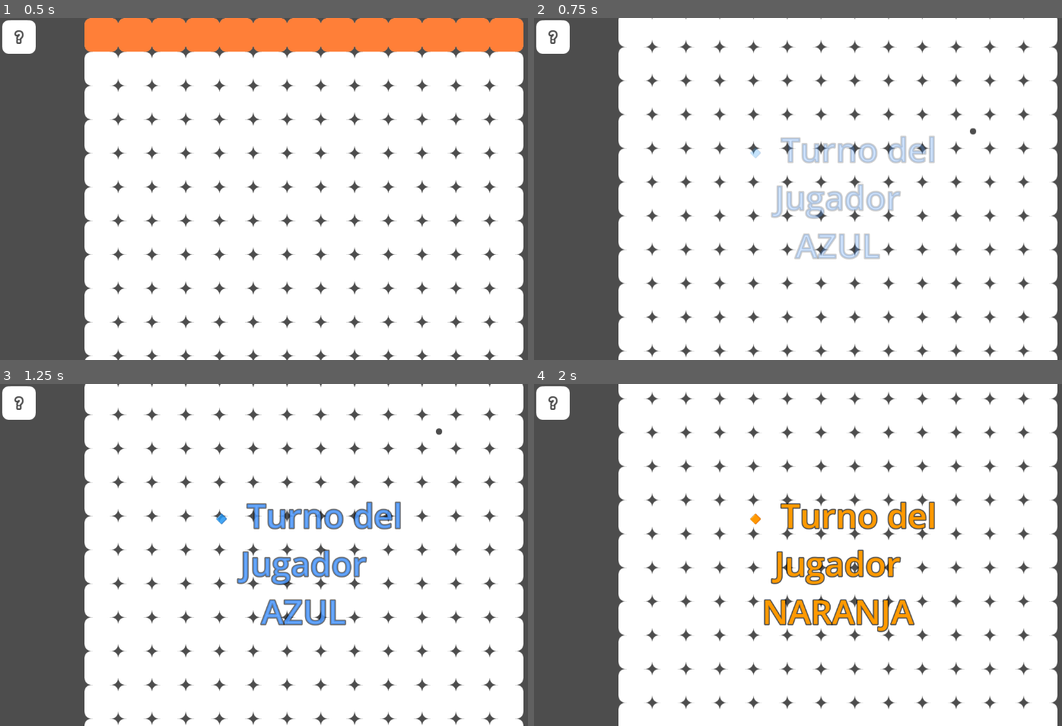
Above: before the commit, frames 1-4 (two rows, left to right).
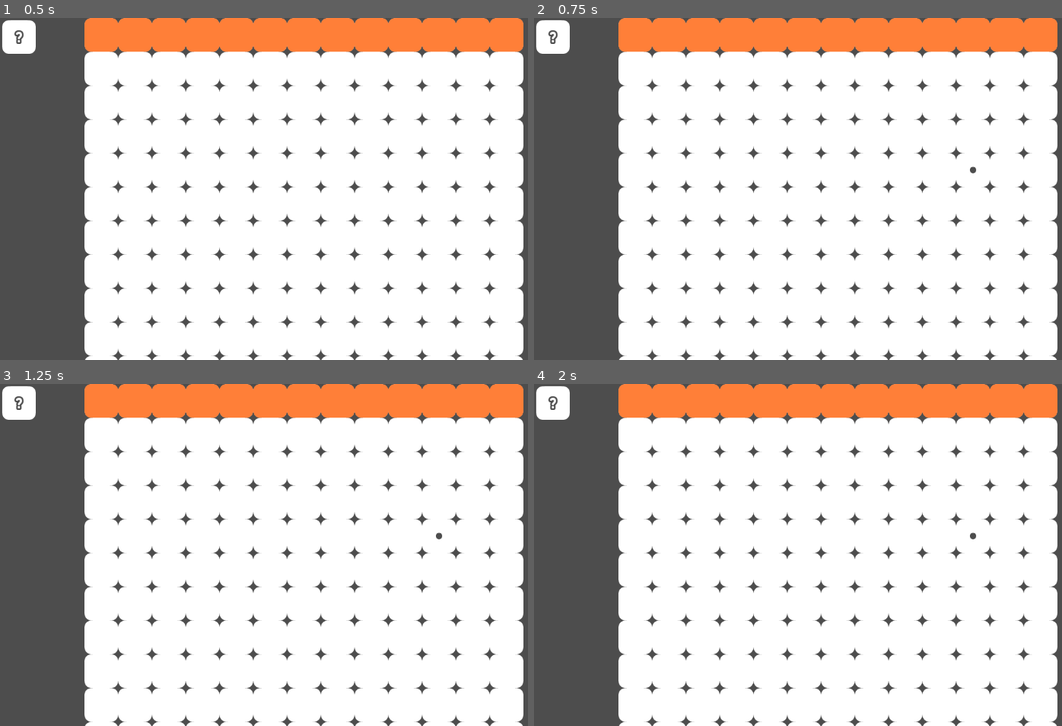
Above: after the commit, the same moments.

Repository: Anaxagora/pruebatilemaps
Game: Godot game, scene res://node_2d.tscn
Two runs of this game, one before a commit and one after it. Both use one fixed random seed, a clock stepped at 60 frames per second and the inputs below.
Inputs (mouse positions are in pixels of both pictures, inside the frame that each line leads up to):
- Up to frame 1 (0.5 s): no input
- Up to frame 2 (0.75 s): tap Enter at 0.5 s; move the mouse to (972, 171) at 0.52 s; hold Right (ui_right) from 0.53 s (still down); tap Space at 0.6 s; click (972, 171) at 0.67 s
- Up to frame 3 (1.25 s): keep holding Right (ui_right); tap Space at 0.77, 1.07 s
- Up to frame 4 (2 s): move the mouse to (718, 572) at 1.27 s; release Right (ui_right) at 1.28 s; hold Down (ui_down) from 1.28 s (still down); tap E (move_statue_mode) at 1.35 s; tap Space at 1.52, 1.55, 1.82 s

Frame 1 is identical in both runs. In frame 2, 17% of the frame differs, in the area x 15-100%, y 0-100%; in frame 3, 16%; in frame 4, 19%.

Commit message:
fin de juego
se agrega una condicion de victoria. Se arregla un bug con los dados desplegados a medias

Diff:
--- a/StatueManager.gd
+++ b/StatueManager.gd
@@ -14,6 +14,51 @@
 var selected_statue: Sprite2D = null
 var remaining_moves := 3
 
+# --- SISTEMA DE VICTORIA ---
+var score_fire := 0
+var score_water := 0
+var max_row := 0   # se calcula al iniciar
+
+
+# ============================================================
+#                         READY
+# ============================================================
+func _ready():
+	# Fila más baja del tablero (zona azul)
+	max_row = tilemap.get_used_rect().size.y - 1
+	print("Max row detectada:", max_row)
+
+
+# ============================================================
+#              FUNCIÓN PARA DETECTAR LLEGADA A BASE
+# ============================================================
+func _check_statue_reached_base(player_id: int, cell: Vector2i):
+
+	# FIRE (id=7) llega a fila 0 (naranja – base enemiga)
+	if player_id == 7 and cell.y == max_row:
+		score_fire += 1
+		print("🔥 FIRE llegó a la base enemiga! Total:", score_fire)
+		_check_win_condition()
+
+	# WATER llega a fila final (azul – base enemiga)
+	elif player_id != 7 and cell.y == 0:
+		score_water += 1
+		print("💧 WATER llegó a la base enemiga! Total:", score_water)
+		_check_win_condition()
+
+
+# ============================================================
+#                     FUNCIÓN DE VICTORIA
+# ============================================================
+func _check_win_condition():
+	if score_fire >= 2:
+		print("\n🏆 ¡GANÓ FIRE!")
+		get_tree().quit()
+
+	if score_water >= 2:
+		print("\n🏆 ¡GANÓ WATER!")
+		get_tree().quit()
+
 
 # ============================================================
 #                CREAR ESTATUA AL DESPLEGAR DADO
@@ -37,15 +82,15 @@
 
 	print("🗿 Estatua creada en celda:", cell, "Jugador:", player_id)
 
+	# 🔥 NUEVA VALIDACIÓN: si nació en base enemiga
+	_check_statue_reached_base(player_id, cell)
+
 
 # ============================================================
 #                        INPUT GENERAL
 # ============================================================
 func _unhandled_input(event):
 
-	# ===================
-	# ACTIVAR MODO MOVER
-	# ===================
 	if event.is_action_pressed("move_statue_mode"):  # tecla E
 		if remaining_moves <= 0:
 			print("⛔ No quedan movimientos este turno.")
@@ -57,17 +102,11 @@
 		print("👉 Hacé click en una estatua.")
 		return
 
-	# ===================
-	# CLICK PARA SELECCIONAR ESTATUA
-	# ===================
 	if move_mode and event is InputEventMouseButton \
 	and event.button_index == MOUSE_BUTTON_LEFT and event.pressed:
 		_select_statue()
 		return
 
-	# ===================
-	# MOVER ESTATUA CON FLECHAS
-	# ===================
 	if selected_statue and remaining_moves > 0:
 
 		if event.is_action_pressed("ui_up"):
@@ -111,54 +150,45 @@
 
 
 # ============================================================
-#                MOVER ESTATUA 1 TILE + CONSUMIR MOVIMIENTO
+#                MOVER ESTATUA + CONSUMIR MOVIMIENTO
 # ============================================================
 func _move_selected_statue(direction: Vector2i):
 	if not selected_statue:
 		return
 
-	# Celda actual de la estatua
+	# Celda actual
 	var current_cell = tilemap.local_to_map(
 		tilemap.to_local(selected_statue.global_position)
 	)
 
-	# Celda destino
+	# Nueva celda
 	var new_cell = current_cell + direction
 
-	# ================================
-	# 🔍 VALIDACIÓN 1: dentro del tablero
-	# ================================
+	# Validación 1: dentro del tablero
 	if not tilemap.get_used_rect().has_point(new_cell):
 		print("❌ Movimiento inválido: fuera del tablero.")
 		selected_statue = null
 		move_mode = false
 		return
 
-	# ================================
-	# 🔍 VALIDACIÓN 2: la celda tiene un dado (tile != 0)
-	# ================================
+	# Validación 2: la celda tiene un dado
 	var tile_id = tilemap.get_cell_source_id(new_cell)
 	if tile_id == 0:
-		print("❌ Movimiento inválido: esa casilla está vacía (sin dado).")
+		print("❌ Movimiento inválido: casilla vacía.")
 		selected_statue = null
 		move_mode = false
 		return
 
-	# ================================
-	# 🔍 VALIDACIÓN 3: no haya otra estatua
-	# ================================
+	# Validación 3: no haya otra estatua
 	if statues.has(new_cell):
-		print("❌ Movimiento bloqueado: ya hay una estatua en esa tile.")
+		print("❌ Movimiento bloqueado: ya hay una estatua.")
 		selected_statue = null
 		move_mode = false
 		return
 
-	# ================================
-	# ✔ VALIDADO → mover estatua
-	# ================================
+	# MOVER ESTATUA
 	var local_pos = tilemap.map_to_local(new_cell)
 	var global_pos = tilemap.to_global(local_pos)
-
 	selected_statue.global_position = global_pos + Vector2(0, -10)
 
 	# Actualizar diccionario
@@ -171,7 +201,11 @@
 	print("➡ Estatua movida a:", new_cell)
 	print("🔢 Movimientos restantes:", remaining_moves)
 
-	# Fin: se requiere presionar E de nuevo
+	# 🔥 NUEVA VALIDACIÓN: ¿LLEGÓ A LA BASE?
+	var player_id := 7 if selected_statue.texture == statue_fire else 8
+	_check_statue_reached_base(player_id, new_cell)
+
+	# Fin: salir de modo mover
 	selected_statue = null
 	move_mode = false
 
--- a/tile_map_layer.gd
+++ b/tile_map_layer.gd
@@ -39,6 +39,9 @@
 				print("🀄 No se puede seleccionar la celda: ", cell)
 			# Spacebar: cambiar todas las seleccionadas
 	if event is InputEventKey and event.pressed and event.keycode == KEY_SPACE:
+		if selected_cells.size() < max_tiles:
+			print("⚠️ Debes seleccionar 6 tiles antes de finalizar tu turno.")
+			return
 		if selected_cells.size() == 6:
 			toca_tile_jugador = false
 			for cell in selected_cells:
